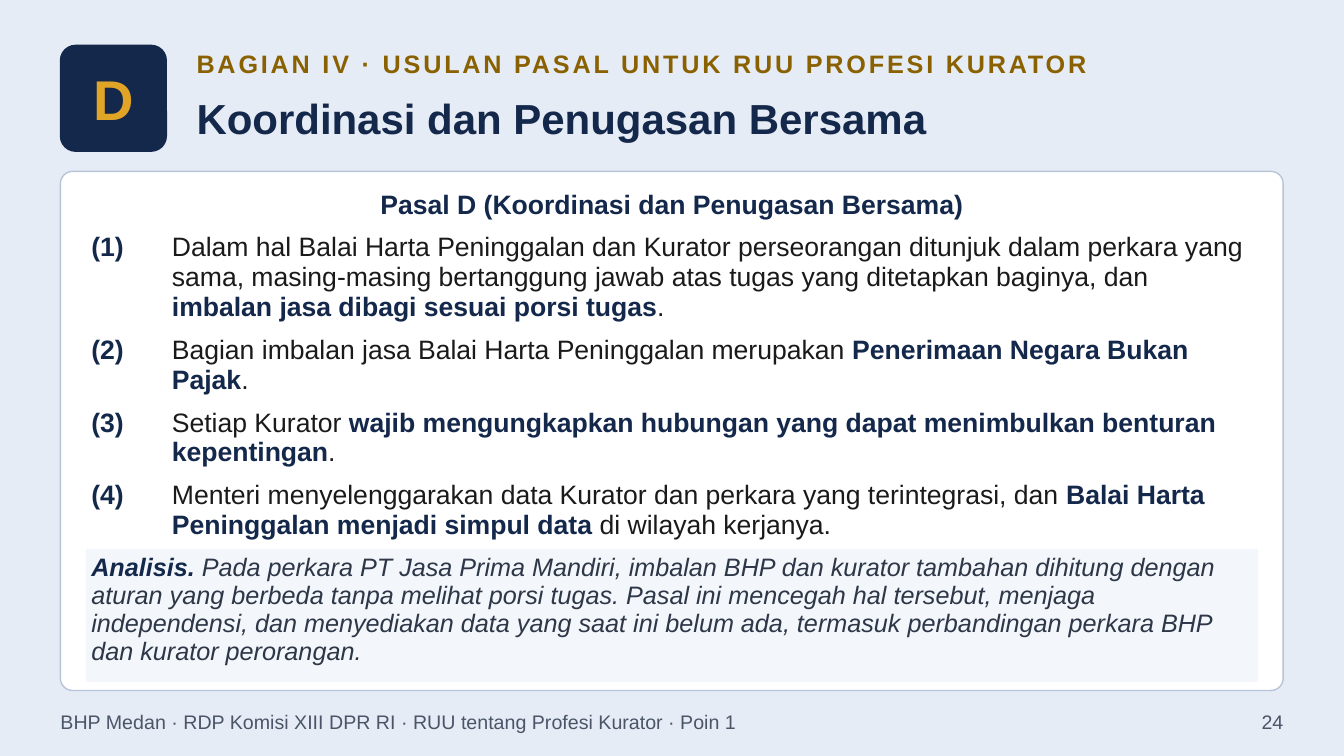
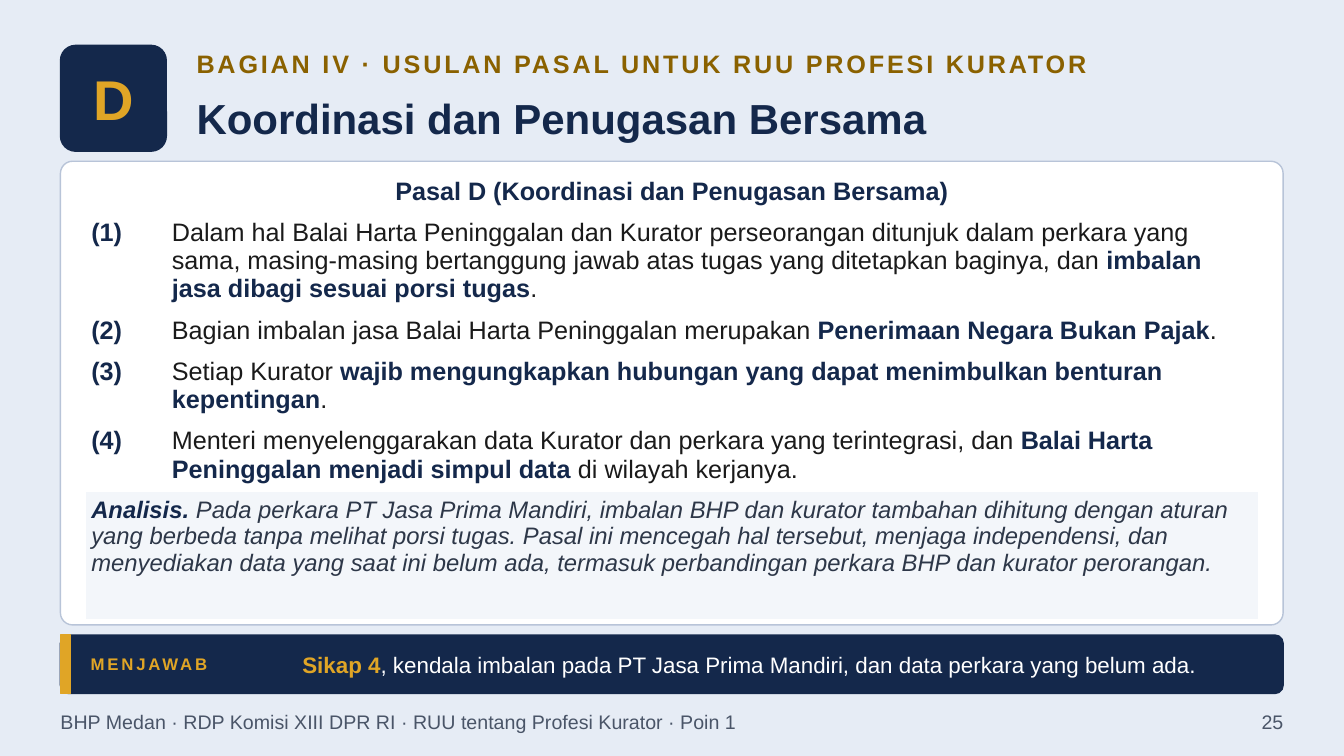
Before and after one commit to artheralawfirm-cloud/SAPAWALI, a slide deck: slide 25 of presentasi/Paparan_BHP_Medan_RUU_Profesi_Kurator.pptx (slide 24 before the commit). Drawn at 1344x756 pixels with LibreOffice and Linux fonts; fonts in the diff are those of the drawing. Boxes give left, top, right and bottom in pixels: in the first picture for what was removed or moved away, otherwise in the second. Text is boxed around its words. In the diff, an @@ line names an element or a change of style, - is before the commit and + after.

```diff
--- a/presentasi/Paparan_BHP_Medan_RUU_Profesi_Kurator.pptx
+++ b/presentasi/Paparan_BHP_Medan_RUU_Profesi_Kurator.pptx
@@ rounded rectangle: place and size @@
-rounded rectangle at bbox=[60, 171, 1284, 691]
+rounded rectangle at bbox=[60, 161, 1284, 625]
@@ rounded rectangle at bbox=[60, 161, 1284, 625]: proportions changed @@
@@ table at bbox=[86, 173, 1258, 619] @@
@@ size 19 to 18 pt in "Pasal D (Koordinasi dan Penugasan Bersama)", "(1)", "Dalam hal Balai Harta Peninggalan dan Kurator ...", "(2)" and 5 more places @@
@@ size 18 to 17 pt in "Analisis. Pada perkara PT Jasa Prima Mandiri, ..." @@
@@ table: place and size @@
-table at bbox=[86, 187, 1258, 683]
+table at bbox=[86, 173, 1258, 619]
@@ rounded rectangle added at bbox=[60, 635, 1284, 694], fill #14284B, outline #14284B 1 pt @@
@@ rectangle added at bbox=[60, 635, 71, 694], fill #E0A526, outline #E0A526 1 pt @@
@@ text added at bbox=[91, 635, 302, 694], 12 pt, text #E0A526, bold @@
+MENJAWAB
@@ text added at bbox=[302, 656, 1195, 678], 16 pt, text #FFFFFF @@
+Sikap 4, kendala imbalan pada PT Jasa Prima Mandiri, dan data perkara yang belum ada.
@@ text at bbox=[1262, 715, 1284, 729]: text changed @@
-24
+25
```
Also in this commit, not shown: 24 other slides changed, 2 slides added, 6 other files.
